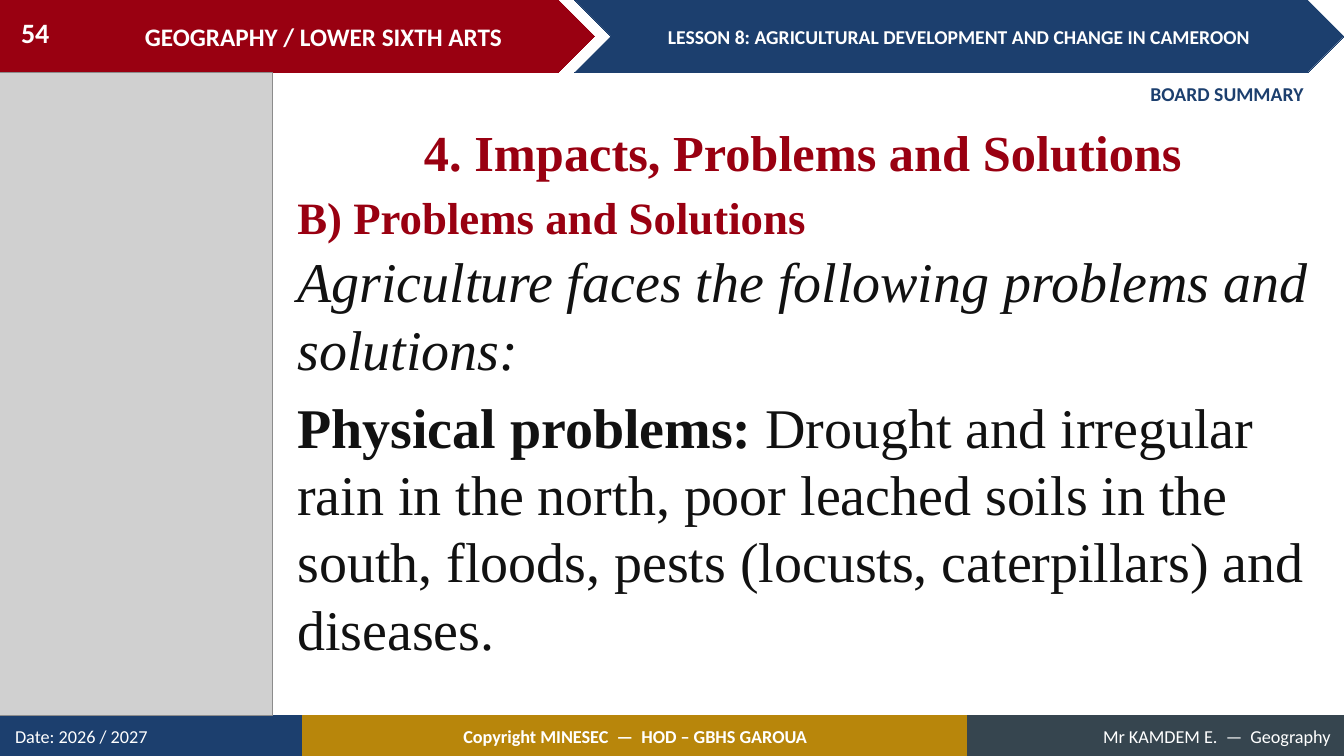
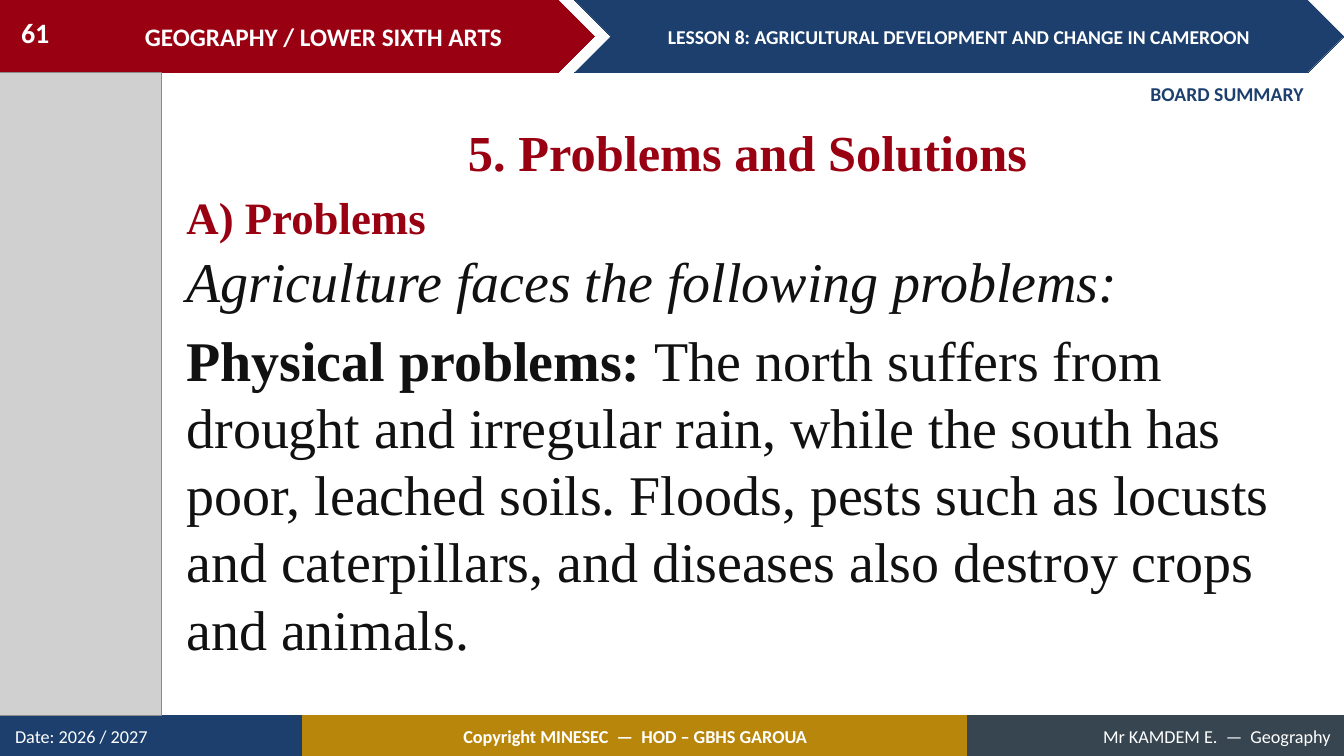
Before and after one commit to Berthautk/linea-github, a slide deck: slide 61 of lecons/LSA/Geography of Cameroon/08_LSA_CAM_L08_Agricultural_Development_and_Change_in_Cameroon.pptx (slide 54 before the commit). Drawn at 1344x756 pixels with LibreOffice and Linux fonts; fonts in the diff are those of the drawing; grey boxes stand for pictures. Boxes give left, top, right and bottom in pixels: in the first picture for what was removed or moved away, otherwise in the second. Text is boxed around its words. In the diff, an @@ line names an element or a change of style, - is before the commit and + after.

```diff
--- a/lecons/LSA/Geography of Cameroon/08_LSA_CAM_L08_Agricultural_Development_and_Change_in_Cameroon.pptx
+++ b/lecons/LSA/Geography of Cameroon/08_LSA_CAM_L08_Agricultural_Development_and_Change_in_Cameroon.pptx
@@ page number at (21,24,49,44): text changed @@
-54
+61
@@ picture: place and size @@
-picture at (0,73,272,716)
+picture at (0,73,161,716)
@@ text at (468,136,1027,172): text changed @@
-4. Impacts, Problems and Solutions
+5. Problems and Solutions
@@ text at (186,203,426,244): text changed @@
-B) Problems and Solutions
+A) Problems
@@ text at (186,262,1268,651): text changed @@
-Agriculture faces the following problems and solutions:
-Physical problems: Drought and irregular rain in the north, poor leached soils in the south, floods, pests (locusts, caterpillars) and diseases.
+Agriculture faces the following problems:
+Physical problems: The north suffers from drought and irregular rain, while the south has poor, leached soils. Floods, pests such as locusts and caterpillars, and diseases also destroy crops and animals.
```
Also in this commit, not shown: 22 other slides changed, 10 slides added, 2 slides removed, 17 other files.
